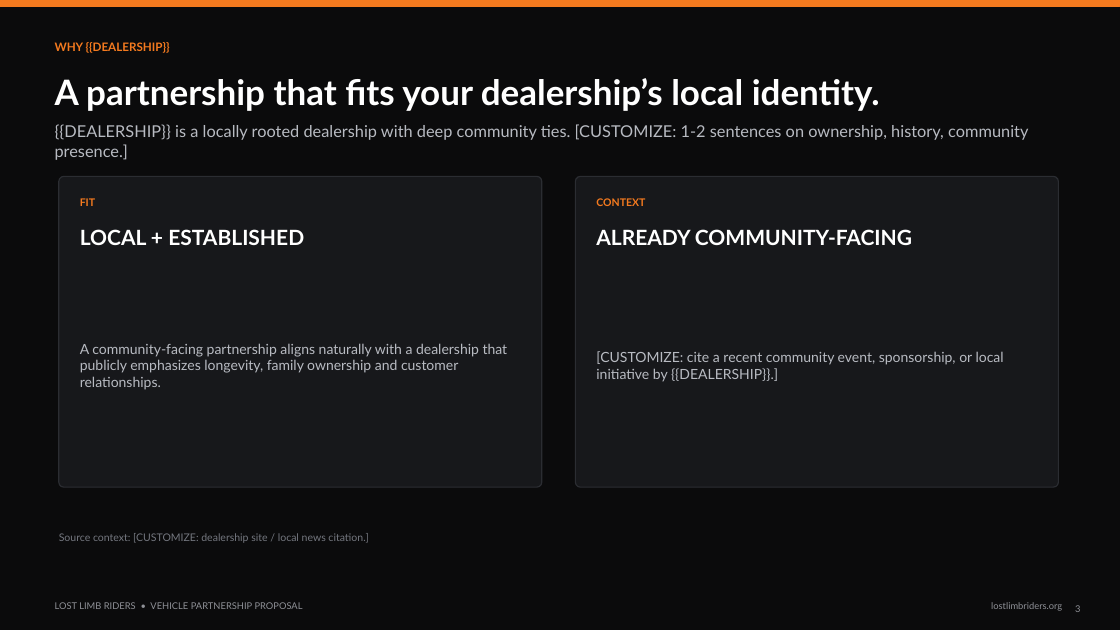
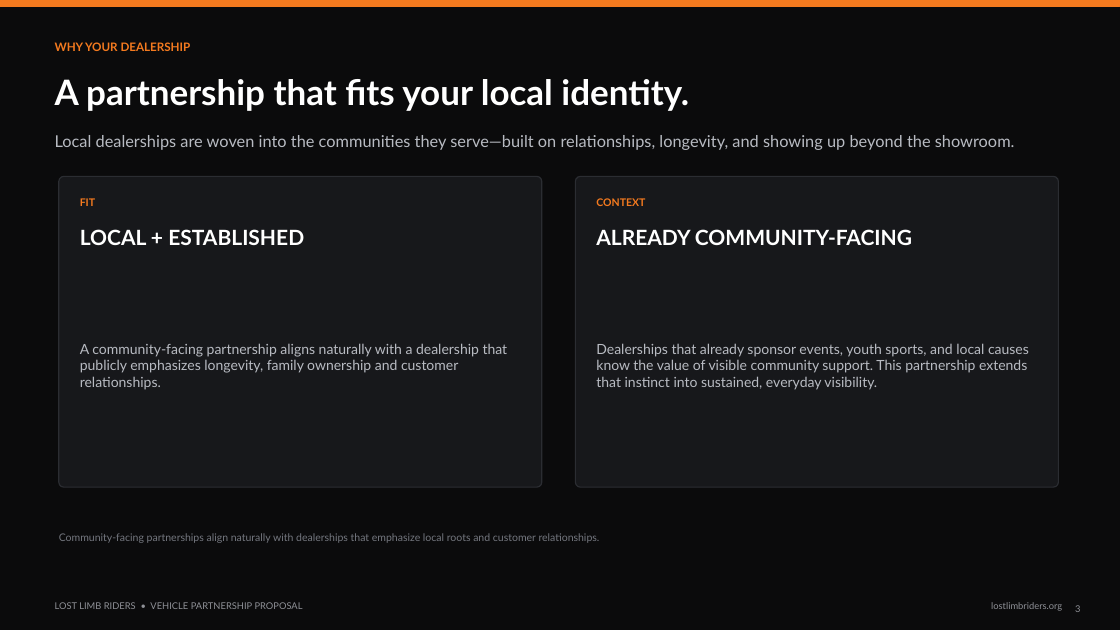
Before and after one commit to 74Thirsty/official, a slide deck: slide 3 of assets/LLR_Knoepfler_Vehicle_Partnership_Proposal.pptx. Drawn at 1120x630 pixels with LibreOffice and Linux fonts; fonts in the diff are those of the drawing. Boxes give left, top, right and bottom in pixels: in the first picture for what was removed or moved away, otherwise in the second. Text is boxed around its words. In the diff, an @@ line names an element or a change of style, - is before the commit and + after.

```diff
--- a/assets/LLR_Knoepfler_Vehicle_Partnership_Proposal.pptx
+++ b/assets/LLR_Knoepfler_Vehicle_Partnership_Proposal.pptx
@@ text at [55, 42, 191, 51]: text changed @@
-WHY {{DEALERSHIP}}
+WHY YOUR DEALERSHIP
@@ text at [55, 79, 689, 111]: text changed @@
-A partnership that fits your dealership’s local identity.
+A partnership that fits your local identity.
@@ text at [55, 135, 1015, 150]: text changed @@
-{{DEALERSHIP}} is a locally rooted dealership with deep community ties. [CUSTOMIZE: 1-2 sentences on ownership, history, community presence.]
+Local dealerships are woven into the communities they serve—built on relationships, longevity, and showing up beyond the showroom.
@@ text at [596, 343, 1029, 390]: text changed @@
-[CUSTOMIZE: cite a recent community event, sponsorship, or local initiative by {{DEALERSHIP}}.]
+Dealerships that already sponsor events, youth sports, and local causes know the value of visible community support. This partnership extends that instinct into sustained, everyday visibility.
@@ text at [59, 533, 600, 543]: text changed @@
-Source context: [CUSTOMIZE: dealership site / local news citation.]
+Community-facing partnerships align naturally with dealerships that emphasize local roots and customer relationships.
```
Also in this commit, not shown: 8 other slides changed.
